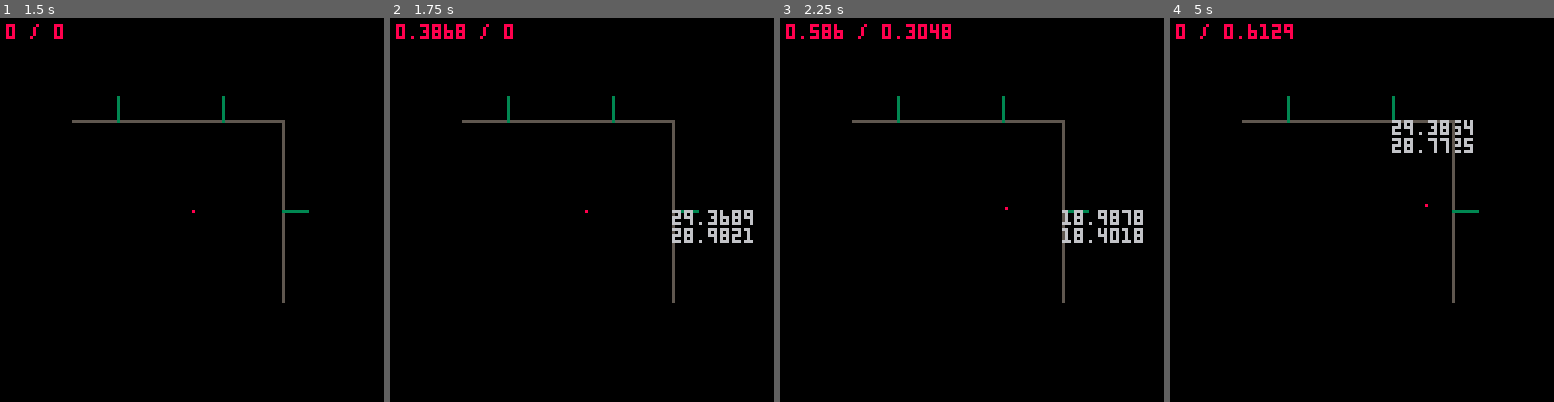
Above: before the commit, frames 1-4 (left to right).
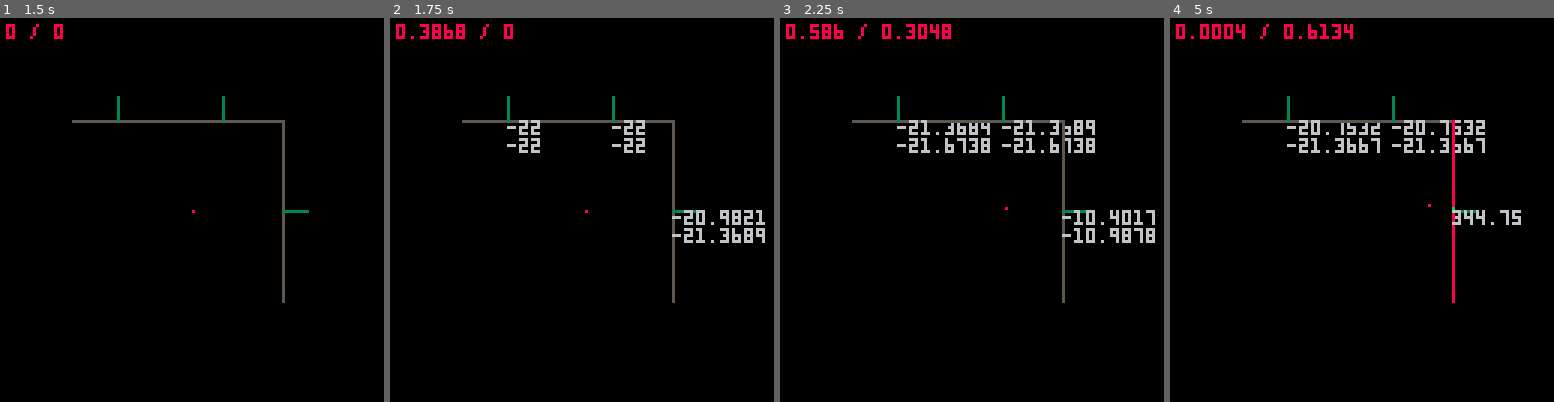
Above: after the commit, the same moments.

Repository: freds72/qk8
Game: PICO-8 cartridge carts/physic.p8
The game is run twice, just before and just after one commit, with the same random seed, the same clock (stepped at 60 frames per second) and the same inputs.
Inputs:
- Up to frame 1 (1.5 s): no input
- Up to frame 2 (1.75 s): hold Right from 1.6 s (still down)
- Up to frame 3 (2.25 s): release Right at 2.1 s; hold Up from 2.15 s (still down)
- Up to frame 4 (5 s): release Up at 2.42 s; hold Right 2.47-3.03 s; hold Left 3.08-3.58 s; hold Down 3.63-3.97 s; hold Right 4.02-4.68 s; hold Up from 4.73 s (still down)

Frame 1 is identical in both runs. In frame 2, 1.3% of the frame differs, in the area x 30-98%, y 26-59%; in frame 3, 2.3%; in frame 4, 2.6%, in the area x 5-92%, y 1-75%.

Commit message:
stable capsule collision

Diff:
--- a/carts/physic.p8
+++ b/carts/physic.p8
@@ -121,7 +121,8 @@
         local dist_b=s0.d-v2_dot(n,{px+_tmax*dx,py+_tmax*dy})
         s0.txt=dist_a.."\n"..dist_b
         if s0.line and (dist_a<radius or dist_b<radius) then
-          add(hits,{ti=t,t=mid((dist_a-1/8)/(dist_a-dist_b),0,1),dist=dist_a<radius and (radius-dist_a),seg=s0,n=n})
+          d=mid(d,0,s0.len)
+          add(hits,{ti=t,t=mid((dist_a-1/8)/(dist_a-dist_b),0,1),seg=s0,thing={s0[1]+d*s0.dir[1],s0[2]+d*s0.dir[2]}})
         end
         -- exact segment
         if d>=0 and d<s0.len then
@@ -162,17 +163,17 @@
   if move_len>1/32 then
 
     local tgt={plyr[1]+velocity[1],plyr[2]+velocity[2]}
-    local offset=5
+    local radius=8
 
     -- find intersection with walls
-    --[[
+
     local w0=walls[#walls]
     for i,w1 in ipairs(walls) do
       w0.hit=nil
       w0.txt=nil
       if i!=1 then
-        -- distance to plane (inc. offset)
-        local b_dist,a_dist=v2_dot(w0.n,plyr)-(w0.d-offset),v2_dot(w0.n,tgt)-(w0.d-offset)
+        -- distance to plane (inc. radius)
+        local b_dist,a_dist=v2_dot(w0.n,plyr)-(w0.d-radius),v2_dot(w0.n,tgt)-(w0.d-radius)
         --w0.txt=a_dist>b_dist and "out" or "in"
         w0.txt=a_dist.."\n"..b_dist
 
@@ -181,15 +182,15 @@
 
           local c1,c2=v2_lerp(w0,w1,s),v2_lerp(plyr,tgt,t)
           local _,dist=v2_normal(v2_make(c1,plyr))
-          if dist<=offset then
+          if dist<=radius then
             -- collision
             --w0.txt=dist
 
             -- impact point
-            local t=(a_dist-min_distance)/(a_dist-b_dist)
+            local t=(a_dist+1/8)/(a_dist-b_dist)
             --if(abs(a_dist-b_dist)<EPSILON) t=1
             --local ti=(a_dist-min_distance)/(a_dist-b_dist)
-            add(hits,{t=t,ti=mid(t,0,1),n=w0.n,c=c1})
+            add(hits,{ti=t,t=mid(t,0,1),n=w0.n,c=c1,dist=(radius-dist)})
             w0.hit=true
             w0.txt=t
           end
@@ -198,21 +199,25 @@
 
       w0=w1
     end
+
+    --[[
+    hits={}
+    intersect_sub_sectors(walls,plyr,move_dir,0,move_len,radius,hits)
     ]]
 
-    local hits={}
-    intersect_sub_sectors(walls,plyr,move_dir,0,move_len,8,hits)
 
     local frac=1
     for i,hit in ipairs(hits) do
-      local f=-hit.t*v2_dot(hit.n,velocity)
-      if f<0 then
-        v2_add(velocity,hit.n,f)
-      end
-      if hit.dist then
-        v2_add(plyr,hit.n,-hit.dist)
-      end
-    end
+      local n=v2_normal(v2_make(plyr,hit.c))
+      local f=-hit.t*v2_dot(n,velocity)
+      if f<-1/8 then
+        v2_add(velocity,n,f)
+      end
+      if f>-1/8 and f<=0 and hit.dist then
+        v2_add(plyr,n,-hit.dist)
+      end
+    end
+
 
     v2_add(plyr,velocity)
 
@@ -272,12 +277,15 @@
     w0=w1
   end
 
+
   for i,hit in pairs(hits) do
     local x0,y0=project(hit.c)
-    local n={hit.c[1]+8*hit.n[1],hit.c[2]+8*hit.n[2]}
-    local x1,y1=project(n)
-    line(x0,y0,x1,y1,11)
-  end
+    --local n={hit.c[1]+8*hit.n[1],hit.c[2]+8*hit.n[2]}
+    --local x1,y1=project(n)
+    --line(x0,y0,x1,y1,11)
+    pset(x0,y0,11)
+  end
+
 
   local x0,y0=project(plyr)
   pset(x0,y0,8)
